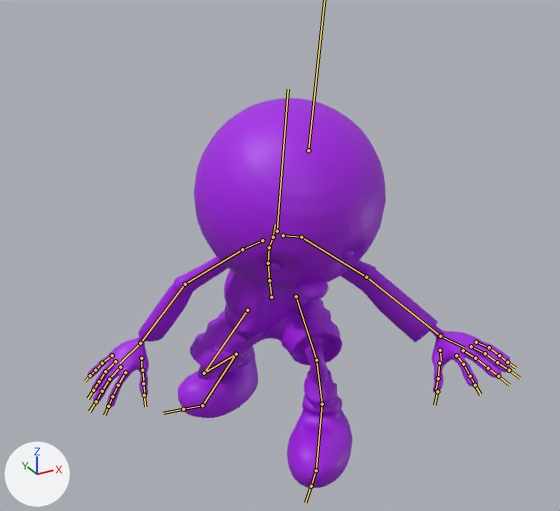
One commit to the FBX model Assets/Game animations/jumping.fbx: the scene before it, then after it.
One viewpoint serves both versions: a 50 mm camera at (-0.973, -1.798, 1.454) aimed at (-0.124, -0.255, 0.682). Arrows for +X, +Y and +Z are at lower left; the lights stay in place. Both versions are drawn at frame 39 of the action 'mixamo.com'; the numbers are the values there. The bones that bend it are drawn over the model as lines.

Objects in the first picture: 'Ch09'.
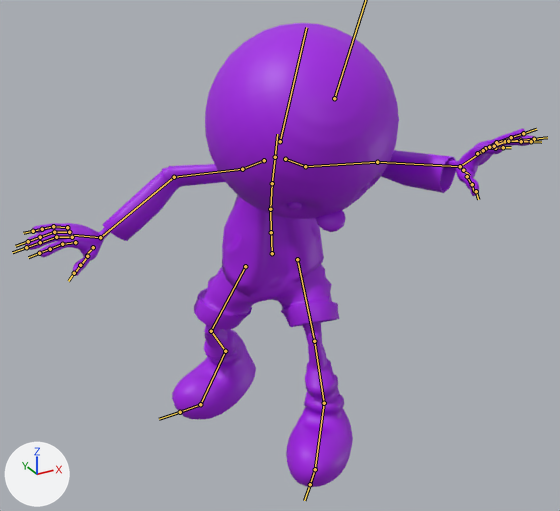
The change in detail:
Bone 'mixamorig:Hips' (bone_mixamorig_hips) moves from (-2.8, -19.3, 3.0) to (-3.3, -4.1, 4.3).
Bone 'mixamorig:Hips' (bone_mixamorig_hips) turns from (9, -14, 9) to (-2, -15, 2) degrees about its own x, y and z.
Bone 'mixamorig:Spine' (bone_mixamorig_spine) turns from (7, 1, 0) to (5, 0, 0) degrees about its own x, y and z.
Bone 'mixamorig:Spine1' (bone_mixamorig_spine1) turns from (15, 1, -1) to (10, 0, -1) degrees about its own x, y and z.
Bone 'mixamorig:Spine2' (bone_mixamorig_spine2) turns from (15, 1, -1) to (10, 0, -1) degrees about its own x, y and z.
Bone 'mixamorig:Neck' (bone_mixamorig_neck) turns from (-18, -2, -4) to (-6, 2, -2) degrees about its own x, y and z.
Bone 'mixamorig:Head' (bone_mixamorig_head) turns from (-6, -4, 1) to (23, 8, 7) degrees about its own x, y and z.
Bone 'mixamorig:LeftShoulder' (bone_mixamorig_leftshoulder) turns from (7, 0, 10) to (7, -2, 6) degrees about its own x, y and z.
Bone 'mixamorig:LeftArm' (bone_mixamorig_leftarm) turns from (-28, -32, 68) to (-40, -31, 54) degrees about its own x, y and z.
Bone 'mixamorig:LeftForeArm' (bone_mixamorig_leftforearm) turns from (13, 19, 8) to (18, 12, 26) degrees about its own x, y and z.
Bone 'mixamorig:LeftHand' (bone_mixamorig_lefthand) turns from (-27, 17, 13) to (-31, 19, 3) degrees about its own x, y and z.
Bone 'mixamorig:LeftHandRing2' (bone_mixamorig_lefthandring2) turns from (10, 0, 1) to (13, 0, 2) degrees about its own x, y and z.
Bone 'mixamorig:LeftHandPinky2' (bone_mixamorig_lefthandpinky2) turns from (19, -1, 5) to (22, -1, 5) degrees about its own x, y and z.
Bone 'mixamorig:RightShoulder' (bone_mixamorig_rightshoulder) turns from (12, 2, -1) to (9, 4, 5) degrees about its own x, y and z.
Bone 'mixamorig:RightArm' (bone_mixamorig_rightarm) turns from (27, 8, 0) to (10, 3, 15) degrees about its own x, y and z.
Bone 'mixamorig:RightForeArm' (bone_mixamorig_rightforearm) turns from (15, -7, -17) to (16, -2, -42) degrees about its own x, y and z.
Bone 'mixamorig:RightHand' (bone_mixamorig_righthand) turns from (-34, -16, -11) to (-57, -13, 0) degrees about its own x, y and z.
Bone 'mixamorig:RightHandRing2' (bone_mixamorig_righthandring2) turns from (23, 0, -3) to (25, 1, -3) degrees about its own x, y and z.
Bone 'mixamorig:RightHandPinky2' (bone_mixamorig_righthandpinky2) turns from (12, 1, -6) to (16, 1, -6) degrees about its own x, y and z.
Bone 'mixamorig:LeftUpLeg' (bone_mixamorig_leftupleg) turns from (79, 5, 3) to (31, 2, 1) degrees about its own x, y and z.
Bone 'mixamorig:LeftLeg' (bone_mixamorig_leftleg) turns from (-87, -2, -23) to (-39, 23, -12) degrees about its own x, y and z.
Bone 'mixamorig:LeftFoot' (bone_mixamorig_leftfoot) turns from (24, 1, -2) to (5, -5, -7) degrees about its own x, y and z.
Bone 'mixamorig:LeftToeBase' (bone_mixamorig_lefttoebase) turns from (2, -1, -2) to (5, 3, 0) degrees about its own x, y and z.
Bone 'mixamorig:RightUpLeg' (bone_mixamorig_rightupleg) turns from (7, 42, -36) to (-12, 30, -32) degrees about its own x, y and z.
Bone 'mixamorig:RightLeg' (bone_mixamorig_rightleg) turns from (-90, 1, -8) to (-49, 15, -3) degrees about its own x, y and z.
Bone 'mixamorig:RightFoot' (bone_mixamorig_rightfoot) turns from (58, 4, 39) to (13, 16, 22) degrees about its own x, y and z.

Pixel boxes (x1, y1, x2, y2) of what changed, in the pictures (560 x 511 px):
'Ch09', posed (21% wider, 19% taller): before (88, 98, 510, 488); after (25, 23, 535, 487)
bone 'mixamorig:Hips', root to tip: before (271, 297) to (269, 276); after (272, 253) to (271, 227)
bone 'mixamorig:Spine', root to tip: before (269, 280) to (268, 263); after (271, 232) to (270, 209)
bone 'mixamorig:Spine1', root to tip: before (268, 263) to (269, 247); after (270, 209) to (272, 183)
bone 'mixamorig:Spine2', root to tip: before (269, 247) to (273, 237); after (272, 183) to (275, 158)
bone 'mixamorig:Neck', root to tip: before (273, 237) to (275, 224); after (275, 157) to (277, 134)
bone 'mixamorig:Head', root to tip: before (277, 231) to (288, 89); after (280, 141) to (306, 27)
bone 'mixamorig:LeftShoulder', root to tip: before (283, 235) to (301, 237); after (285, 159) to (305, 166)
bone 'mixamorig:LeftArm', root to tip: before (301, 237) to (366, 277); after (305, 166) to (377, 162)
bone 'mixamorig:LeftForeArm', root to tip: before (366, 277) to (440, 336); after (377, 162) to (460, 166)
bone 'mixamorig:LeftHand', root to tip: before (440, 336) to (465, 348); after (460, 166) to (484, 150)
bone 'mixamorig:LeftHandRing2', root to tip: before (485, 353) to (497, 362); after (505, 141) to (520, 140)
bone 'mixamorig:LeftHandPinky2', root to tip: before (489, 347) to (499, 355); after (508, 141) to (521, 141)
bone 'mixamorig:RightShoulder', root to tip: before (262, 240) to (242, 249); after (264, 160) to (242, 169)
bone 'mixamorig:RightArm', root to tip: before (242, 249) to (185, 284); after (242, 169) to (174, 177)
bone 'mixamorig:RightForeArm', root to tip: before (185, 284) to (140, 343); after (174, 177) to (100, 237)
bone 'mixamorig:RightHand', root to tip: before (140, 343) to (120, 363); after (100, 237) to (73, 235)
bone 'mixamorig:RightHandRing2', root to tip: before (105, 371) to (99, 381); after (54, 232) to (40, 237)
bone 'mixamorig:RightHandPinky2', root to tip: before (102, 363) to (95, 370); after (53, 226) to (42, 229)
bone 'mixamorig:LeftUpLeg', root to tip: before (296, 296) to (316, 360); after (297, 259) to (314, 341)
bone 'mixamorig:LeftLeg', root to tip: before (316, 360) to (322, 404); after (314, 341) to (324, 403)
bone 'mixamorig:LeftFoot', root to tip: before (322, 404) to (316, 470); after (324, 403) to (315, 469)
bone 'mixamorig:LeftToeBase', root to tip: before (316, 470) to (311, 486); after (315, 469) to (310, 484)
bone 'mixamorig:RightUpLeg', root to tip: before (247, 310) to (204, 373); after (245, 266) to (211, 331)
bone 'mixamorig:RightLeg', root to tip: before (204, 373) to (236, 354); after (211, 331) to (225, 351)
bone 'mixamorig:RightFoot', root to tip: before (236, 354) to (202, 405); after (225, 351) to (200, 404)
